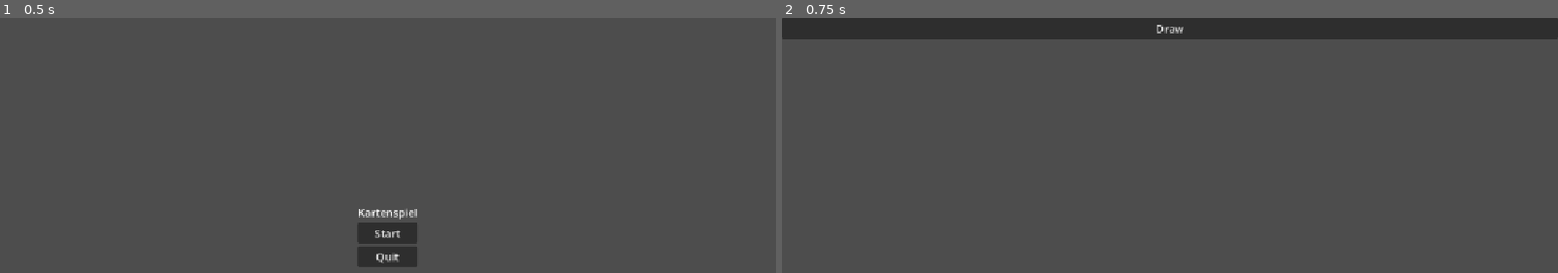
Above: before the commit, frames 1-2 (left to right).
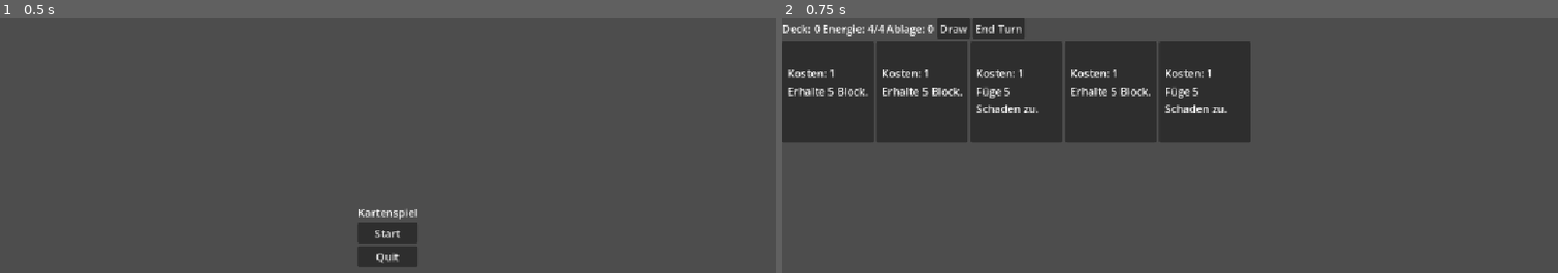
Above: after the commit, the same moments.

Repository: HelplessSneeker/Kartenspiel
Game: Godot game, scene res://scenes/ui/main_menu.tscn
Two runs of this game, one before a commit and one after it. Both use one fixed random seed, a clock stepped at 60 frames per second and the inputs below.
Inputs:
- Up to frame 1 (0.5 s): no input
- Up to frame 2 (0.75 s): click "Start" at 0.5 s

Frame 1 is identical in both runs. In frame 2, 30% of the frame differs, in the area x 0-100%, y 0-49%.
Error before the commit: Invalid assignment of property or key 'text' with value of type 'String' on a base object of type 'null instance'. (res://scenes/game.gd:105)

Commit message:
updated game objects

Diff:
--- a/scenes/game.tscn
+++ b/scenes/game.tscn
@@ -13,22 +13,47 @@
 grow_horizontal = 2
 grow_vertical = 2
 script = ExtResource("1_uwrxv")
-deck = Array[ExtResource("2_lbhrr")]([ExtResource("3_iywne"), ExtResource("4_p57ef")])
+starting_deck = Array[ExtResource("2_lbhrr")]([ExtResource("4_p57ef"), ExtResource("3_iywne"), ExtResource("3_iywne"), ExtResource("4_p57ef"), ExtResource("4_p57ef")])
 
-[node name="VBoxContainer" type="VBoxContainer" parent="." unique_id=916912332]
-layout_mode = 1
-anchors_preset = 15
-anchor_right = 1.0
-anchor_bottom = 1.0
-grow_horizontal = 2
-grow_vertical = 2
+[node name="MarginContainer" type="MarginContainer" parent="." unique_id=1894322726]
+layout_mode = 0
+offset_right = 40.0
+offset_bottom = 40.0
 
-[node name="DrawButton" type="Button" parent="VBoxContainer" unique_id=1026489411]
+[node name="VBoxContainer" type="VBoxContainer" parent="MarginContainer" unique_id=916912332]
+layout_mode = 2
+
+[node name="TobBar" type="HBoxContainer" parent="MarginContainer/VBoxContainer" unique_id=480580604]
+layout_mode = 2
+
+[node name="DeckLabel" type="Label" parent="MarginContainer/VBoxContainer/TobBar" unique_id=963389426]
+unique_name_in_owner = true
+layout_mode = 2
+
+[node name="EnergyLabel" type="Label" parent="MarginContainer/VBoxContainer/TobBar" unique_id=1294135581]
+unique_name_in_owner = true
+layout_mode = 2
+
+[node name="DiscardLabel" type="Label" parent="MarginContainer/VBoxContainer/TobBar" unique_id=1222903372]
+unique_name_in_owner = true
+layout_mode = 2
+
+[node name="DrawButton" type="Button" parent="MarginContainer/VBoxContainer/TobBar" unique_id=1026489411]
 layout_mode = 2
 text = "Draw"
 
-[node name="HandContainer" type="HBoxContainer" parent="VBoxContainer" unique_id=545495517]
+[node name="EndTurnButton" type="Button" parent="MarginContainer/VBoxContainer/TobBar" unique_id=1757884632]
+layout_mode = 2
+text = "End Turn
+"
+
+[node name="HandContainer" type="HBoxContainer" parent="MarginContainer/VBoxContainer" unique_id=545495517]
 unique_name_in_owner = true
 layout_mode = 2
 
-[connection signal="pressed" from="VBoxContainer/DrawButton" to="." method="_on_draw_button_pressed"]
+[node name="Battelfield" type="Control" parent="MarginContainer/VBoxContainer" unique_id=262212546]
+layout_mode = 2
+size_flags_vertical = 3
+
+[connection signal="pressed" from="MarginContainer/VBoxContainer/TobBar/DrawButton" to="." method="_on_draw_button_pressed"]
+[connection signal="pressed" from="MarginContainer/VBoxContainer/TobBar/EndTurnButton" to="." method="_on_end_turn_button_pressed"]
